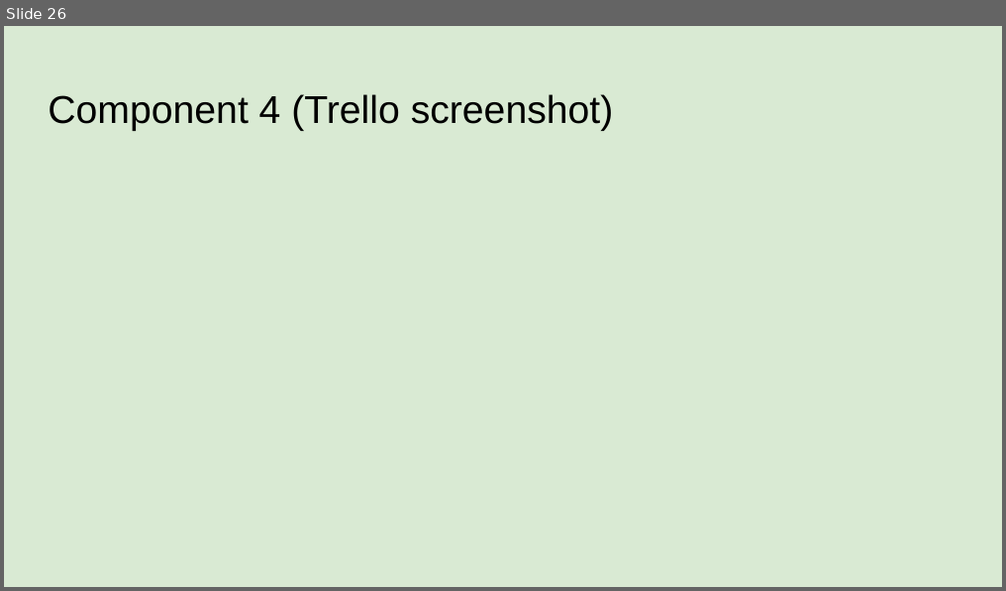
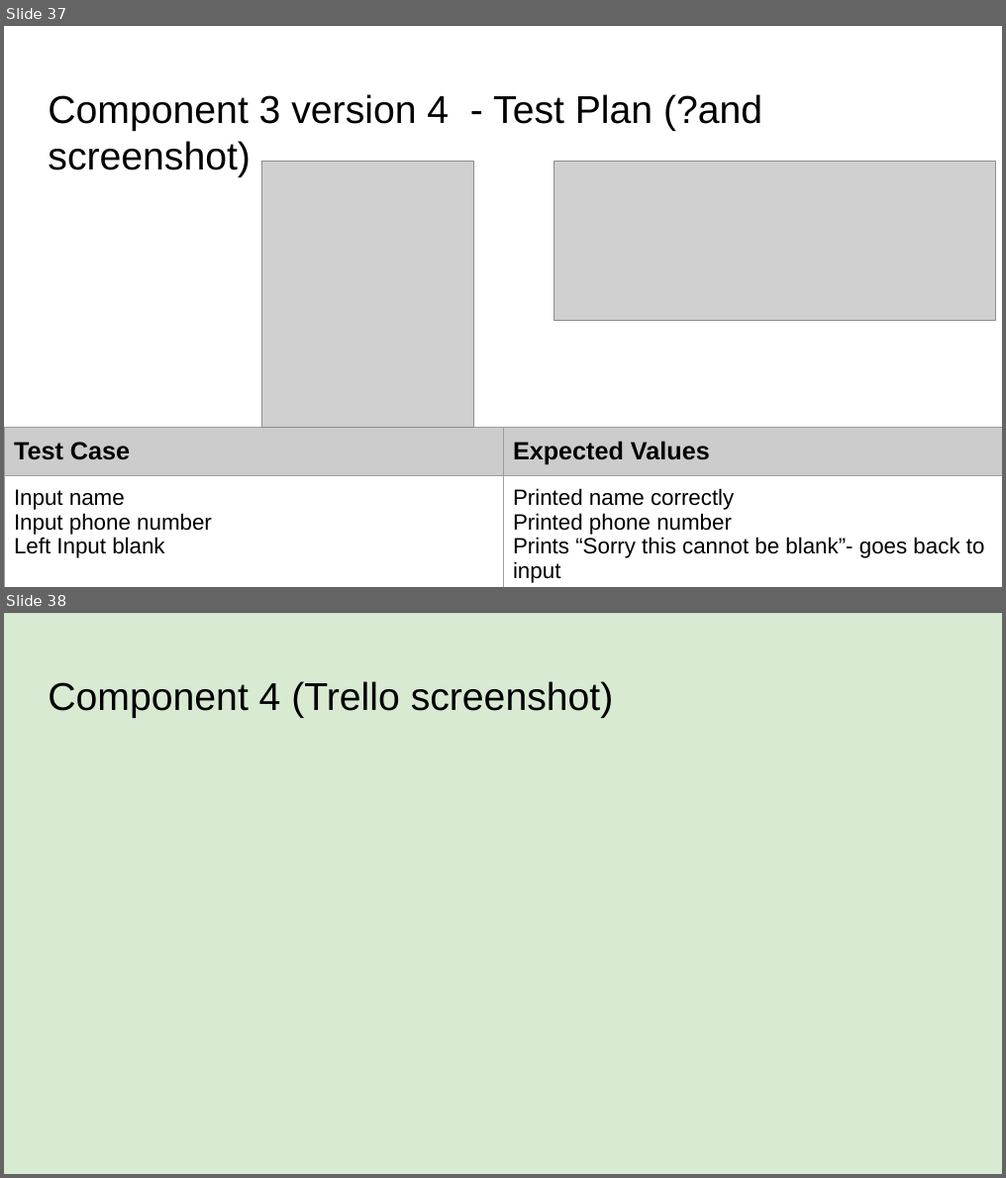
Before and after one commit to Dannel10/Burger_Bot, a slide deck: Dannel Rajesh - 000_91896 _ 91897 Documentation - 1026292.pptx. Shown one above the other, each under a label of ours: slide 26 before the commit, slides 37 and 38 after it. The pictures are 1006x591 and 1006x1178 pixels, drawn with LibreOffice and Linux fonts; fonts in the diff are those of the drawing; grey boxes stand for pictures. Boxes give left, top, right and bottom in pixels: in the first picture for what was removed or moved away, otherwise in the second. Text is boxed around its words. In the diff, an @@ line names an element or a change of style, - is before the commit and + after.

Commit message:
Finished component 3
Completed Component 3 Click and Collect information v1,v2, v3, v4
Improved code for not blank code repeated code

```diff
--- a/Dannel Rajesh - 000_91896 _ 91897 Documentation - 1026292.pptx
+++ b/Dannel Rajesh - 000_91896 _ 91897 Documentation - 1026292.pptx
@@ slide 37 added at (x1=4, y1=26, x2=1002, y2=587), background #FFFFFF @@
@@ title added at (x1=48, y1=94, x2=762, y2=177), 28 pt, text #000000 @@
+Component 3 version 4 - Test Plan (?and screenshot)
@@ picture added at (x1=261, y1=162, x2=474, y2=428) @@
@@ picture added at (x1=553, y1=162, x2=996, y2=320) @@
@@ table added at (x1=4, y1=427, x2=1002, y2=587), 2 rows, 2 columns @@
+Test Case | Expected Values
+Input name / Input phone number / Left Input blank | Printed name correctly / Printed phone number / Prints “Sorry this cannot be blank”- goes back to input
@@ what was slide 26 is now slide 38 @@
```
Also in this commit, not shown: 5 slides changed, 11 other slides added, 7 other files.
